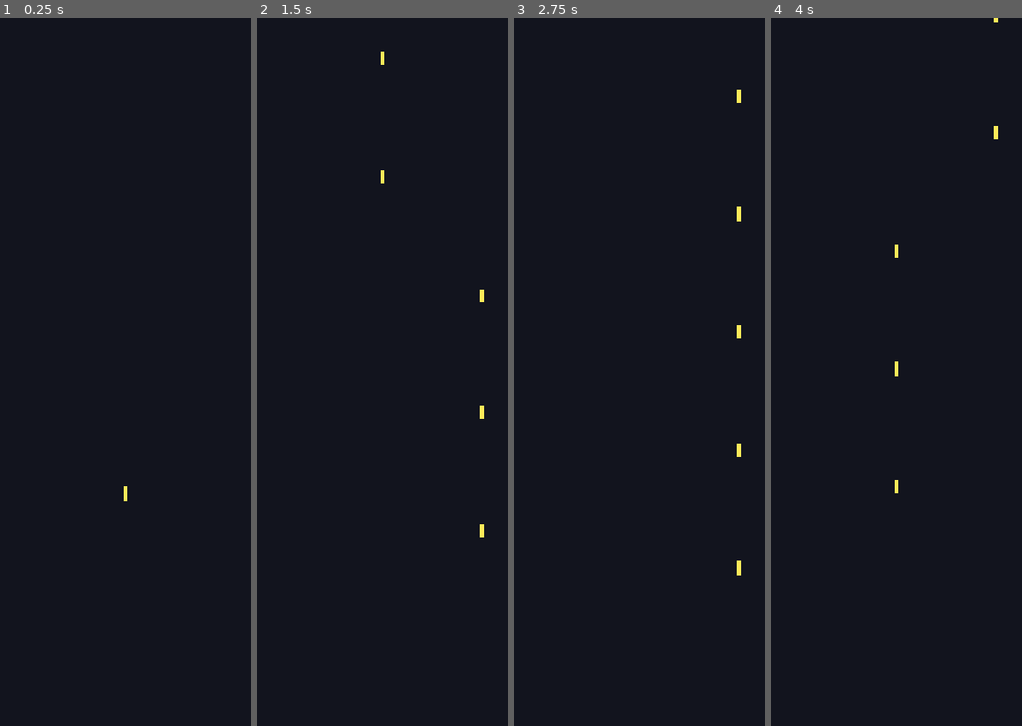
Above: before the commit, frames 1-4 (left to right).
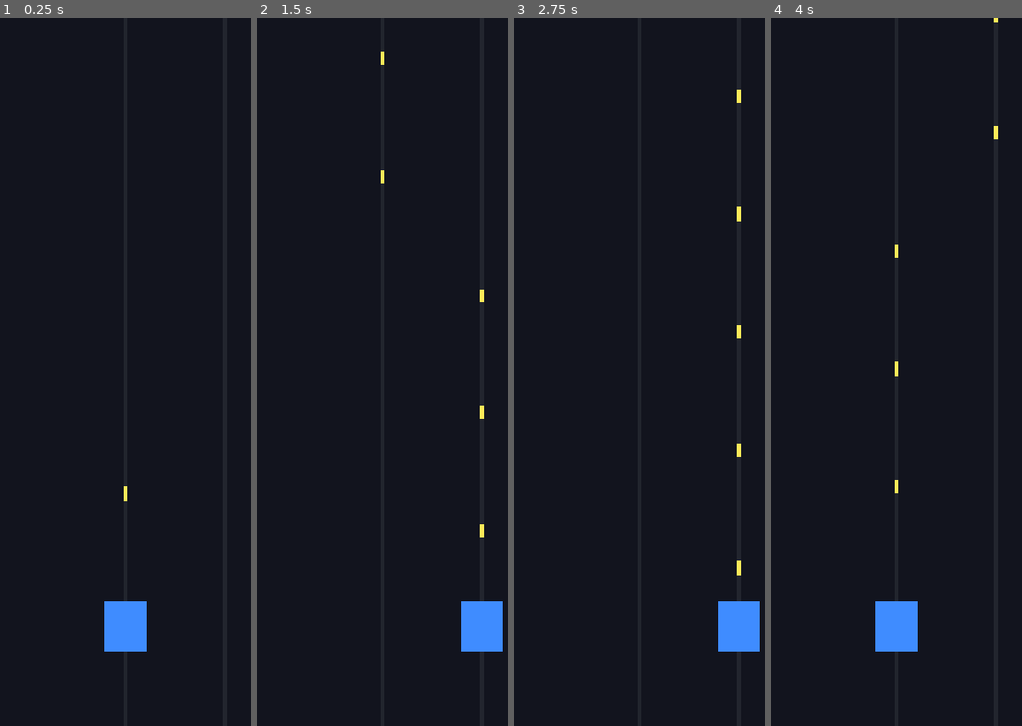
Above: after the commit, the same moments.

Repository: ScriptByFei/kernwerk-godot
Game: Godot game, scene res://scenes/game/game.tscn
The game is run twice, just before and just after one commit, with the same random seed, the same clock (stepped at 60 frames per second) and the same inputs.
Inputs (mouse positions are in pixels of both pictures, inside the frame that each line leads up to):
- Up to frame 1 (0.25 s): no input
- Up to frame 2 (1.5 s): tap Enter at 0.5 s; move the mouse to (470, 336) at 0.52 s; hold D (lane_right) 0.53-1.25 s; hold 1 (lane_1) 0.53-1.25 s; click (470, 336) at 0.67 s; tap Space at 1.25 s; drag from (302, 407) to (362, 513) at 1.27 s
- Up to frame 3 (2.75 s): tap Enter at 2 s; move the mouse to (679, 216) at 2.02 s; hold D (lane_right) from 2.03 s (still down); hold 3 (lane_3) from 2.03 s (still down)
- Up to frame 4 (4 s): release D (lane_right) at 2.75 s; release 3 (lane_3) at 2.75 s; tap Space at 2.75 s; drag from (876, 513) to (776, 265) at 2.77 s; tap Enter at 3.5 s; move the mouse to (1016, 478) at 3.52 s; hold A (lane_left) from 3.53 s (still down); hold 2 (lane_2) from 3.53 s (still down)

The runs differ from the first frame. In frame 1, 1.2% of the frame differs, in the area x 41-59%, y 82-90%; in frame 2, 1.2%; in frame 3, 1.2%; in frame 4, 1.2%.

Commit message:
fix: background covered player (z-order) — move bg to first child

Diff:
--- a/scripts/game/game.gd
+++ b/scripts/game/game.gd
@@ -6,7 +6,10 @@
 	var bg := ColorRect.new()
 	bg.name = "Background"
 	bg.color = Color(0.07, 0.08, 0.12)
+	# KRITISCH: Hintergrund muss das ERSTE Child sein — sonst überdeckt er
+	# Player & LaneMarkers (die in der Szene VOR ihm liegen). Genau das war der Bug.
 	add_child(bg)
+	move_child(bg, 0)
 	_layout_bg()
 
 	var player := $Player as Player
